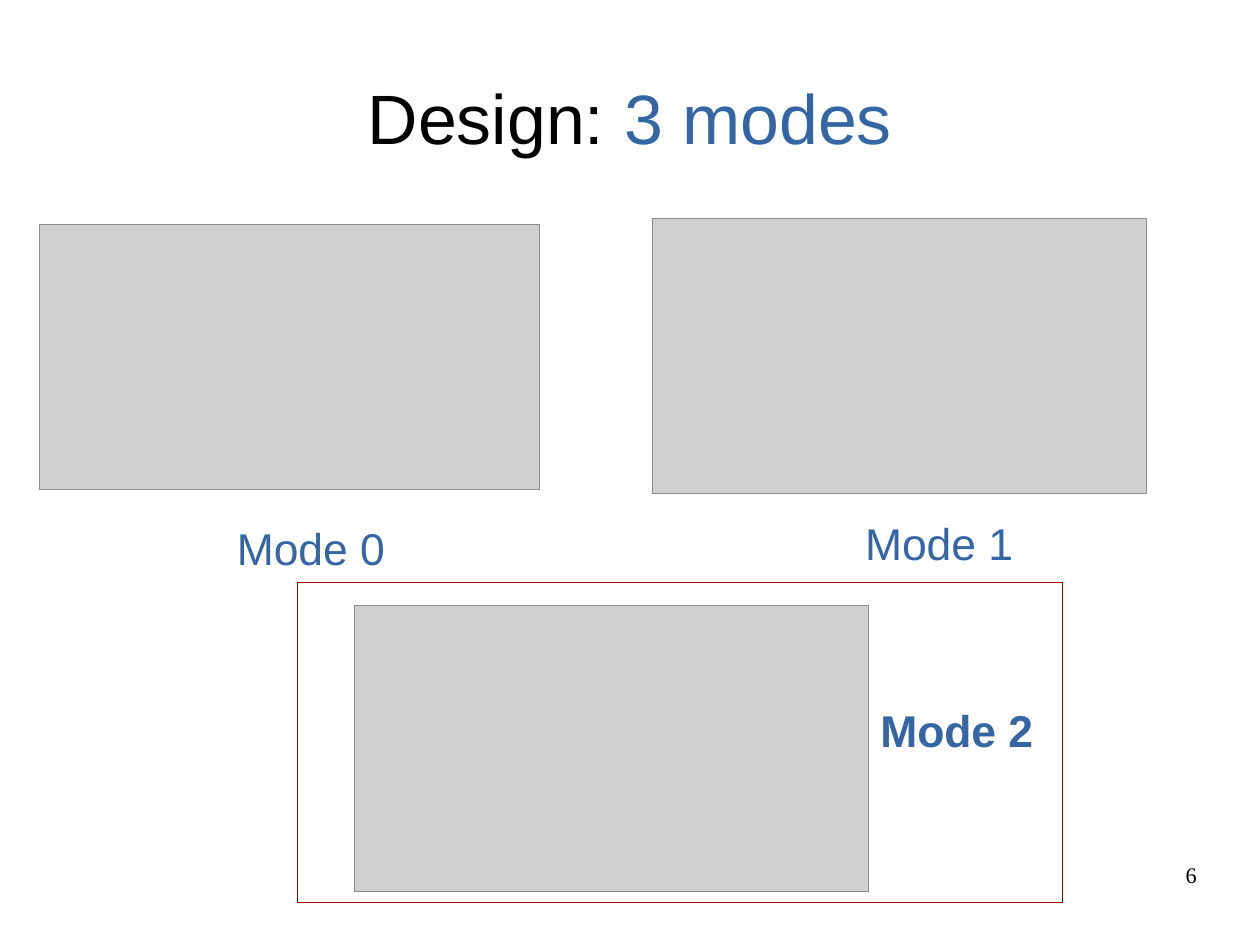
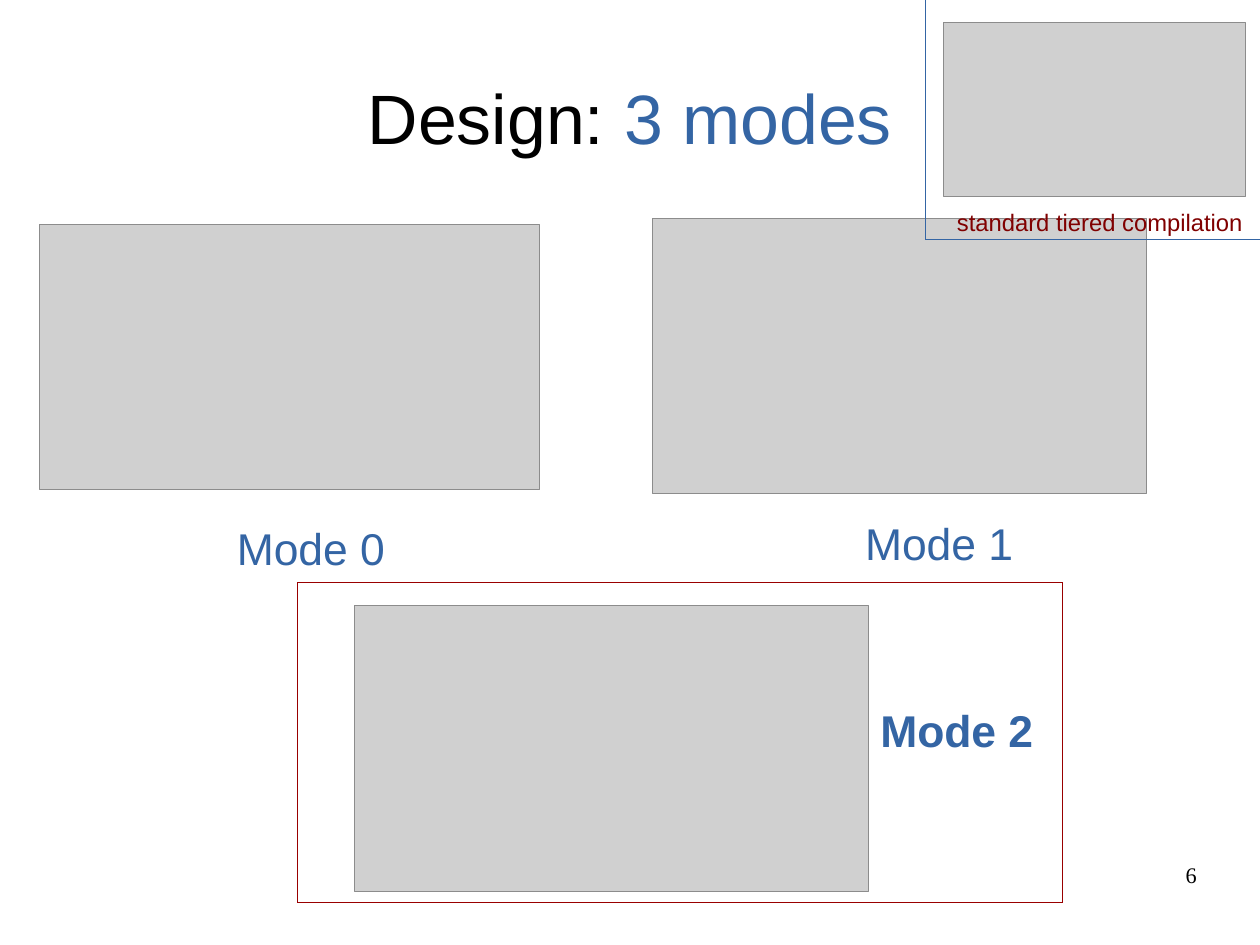
Before and after one commit to mohlerm/hotspot, a slide deck: slide 6 of presentation/profile_caching_mohlerm_presentation.odp. Drawn at 1260x945 pixels with LibreOffice and Linux fonts; fonts in the diff are those of the drawing; grey boxes stand for pictures. Boxes give left, top, right and bottom in pixels: in the first picture for what was removed or moved away, otherwise in the second. Text is boxed around its words. In the diff, an @@ line names an element or a change of style, - is before the commit and + after.

```diff
--- a/presentation/profile_caching_mohlerm_presentation.odp
+++ b/presentation/profile_caching_mohlerm_presentation.odp
@@ rectangle added at (926, 0, 1260, 240), outline #3465A4 0 pt @@
@@ picture added at (944, 23, 1246, 197) @@
@@ text added at (957, 212, 1242, 237), 15 pt, text #800000 @@
+standard tiered compilation
```
Also in this commit, not shown: 3 other slides changed, 2 other files.
